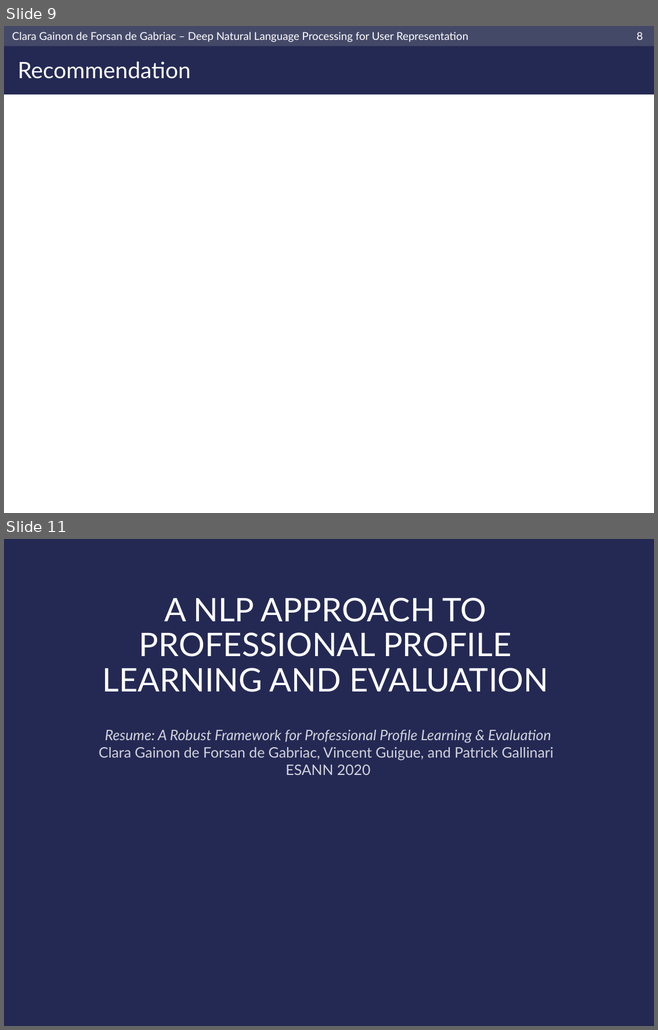
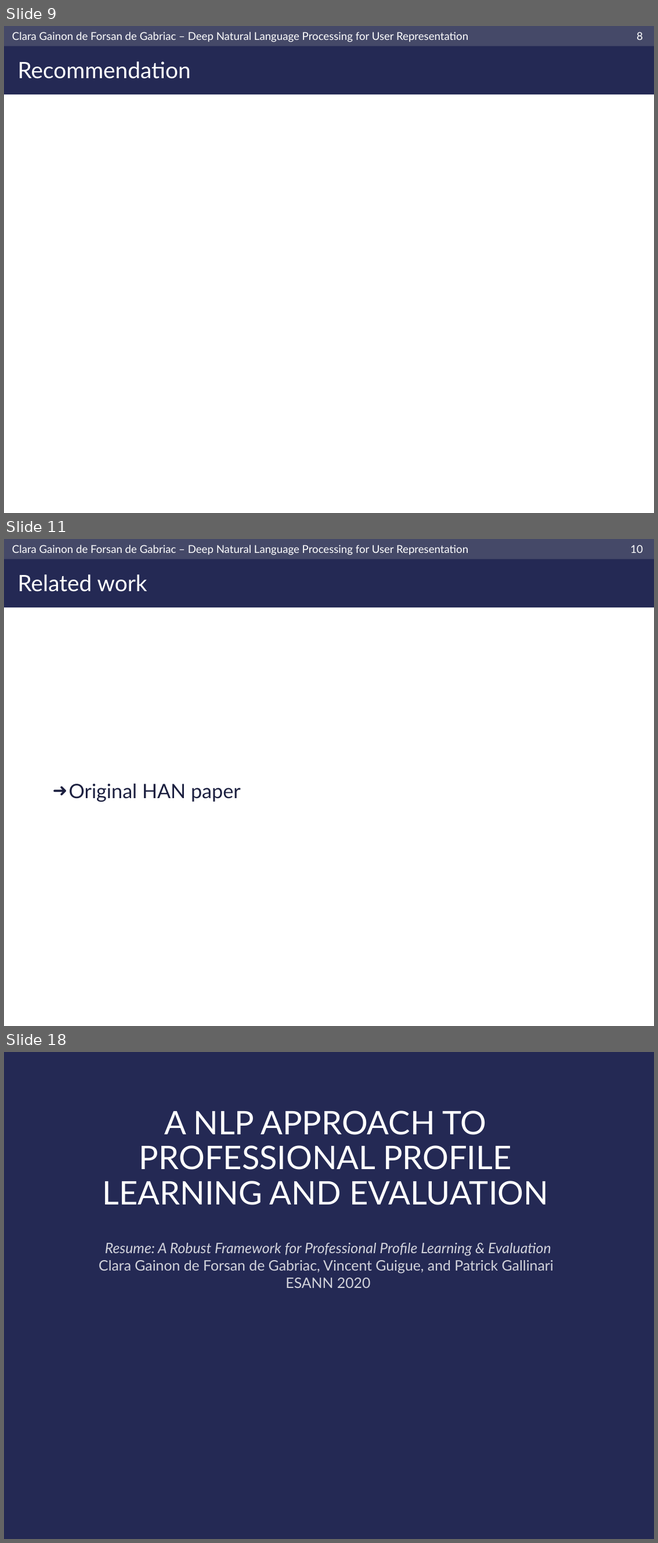
Before and after one commit to clara-gdef/defense, a slide deck: defense.pptx. Shown one above the other, each under a label of ours: slides 9 and 11 before the commit, slides 9, 11 and 18 after it; the slides between them are not shown. The pictures are 658x1030 and 658x1543 pixels, drawn with LibreOffice and Linux fonts; fonts in the diff are those of the drawing; background and template pictures are left out. Boxes give left, top, right and bottom in pixels: in the first picture for what was removed or moved away, otherwise in the second. Text is boxed around its words. In the diff, an @@ line names an element or a change of style, - is before the commit and + after.

```diff
--- a/defense.pptx
+++ b/defense.pptx
@@ slide 11 added at box(4, 539, 654, 1026), background #FFFFFF; not listed: 3 template elements that a slide beside it also shows @@
@@ page number added at box(630, 545, 643, 553), 12 pt, text #FFFFFF @@
+10
@@ title added at box(18, 574, 147, 592), 25 pt, text #FFFFFF @@
+Related work
@@ text added at box(69, 783, 241, 802), 22 pt, text #1B1F3F @@
+➜ Original HAN paper
@@ what was slide 11 is now slide 18 @@
```
Also in this commit, not shown: 1 slide changed, 17 other slides added.
